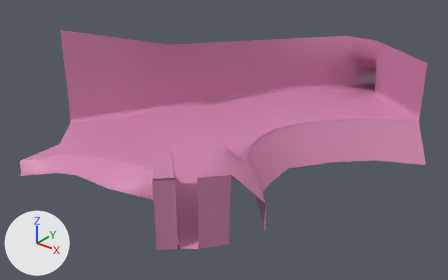
Before and after pictures for a commit that changed the FBX model Assets/Terrain/terrain_W3A5.fbx.
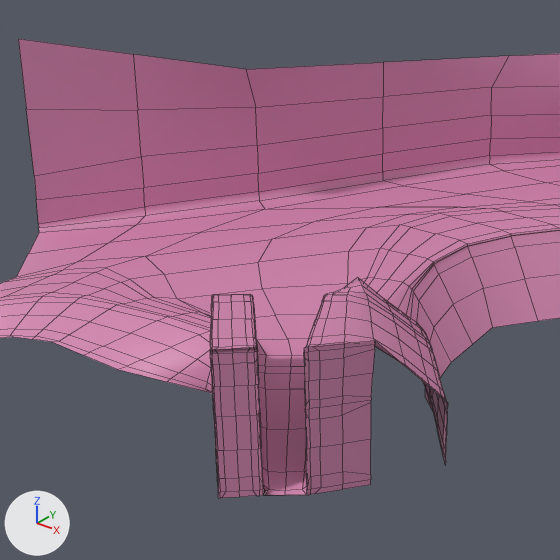
Old and new are each drawn whole from a 50 mm camera at (-276.5, -919.2, 227.8) aimed at (-491.4, -650.6, 61.3) and again close up on the part from 12% to 71% of the width and 4% to 100% of the height. The axes (+X, +Y, +Z) are drawn at lower left. The lights are the same throughout. The close-ups show mesh edges as thin lines. Where no turn or scale is listed for an object, it has been applied to the vertices. Vertices at the same position are counted once.

In view in the first close-up: 'W3A5_mesh'.
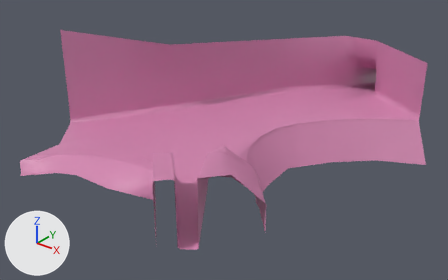
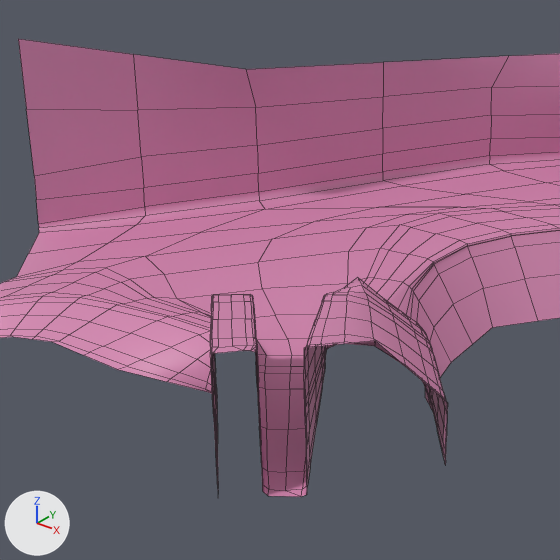
Where the newer file only moved an object's origin or applied its transform, the numbers keep the older frame.

Changed parts and their boxes (x1, y1, x2, y2) in the close-ups (560 x 560 px):
'W3A5_mesh', reshaped: before (0, 39, 560, 498); after (0, 39, 560, 497)
part 1 of me_mesh, cut back: before (210, 341, 375, 498); after (210, 345, 308, 497)

What changed in the scene script:
```text
Change me_mesh:
    used by ob_w3a5_mesh; location = (-438.9, -740.5, 62.5)
    remove me_mesh.from_pydata(...)  # 882 vertices, 818 faces; spans x -131.0..52.0, y -19.0..256.0, z -10.0..66.0
    add me_mesh.from_pydata(...)  # 790 vertices, 730 faces; spans x -131.0..52.0, y -20.0..256.0, z -10.0..66.0
    me_mesh part 1
    112 vertices are removed from x -4.0..19.0, y -19.0..5.0, z 0.0..37.0
    121 faces are deleted
    20 vertices are added at x -3.0..11.0, y -20.0..-8.0, z 1.0..36.0
    33 new faces join them
```
